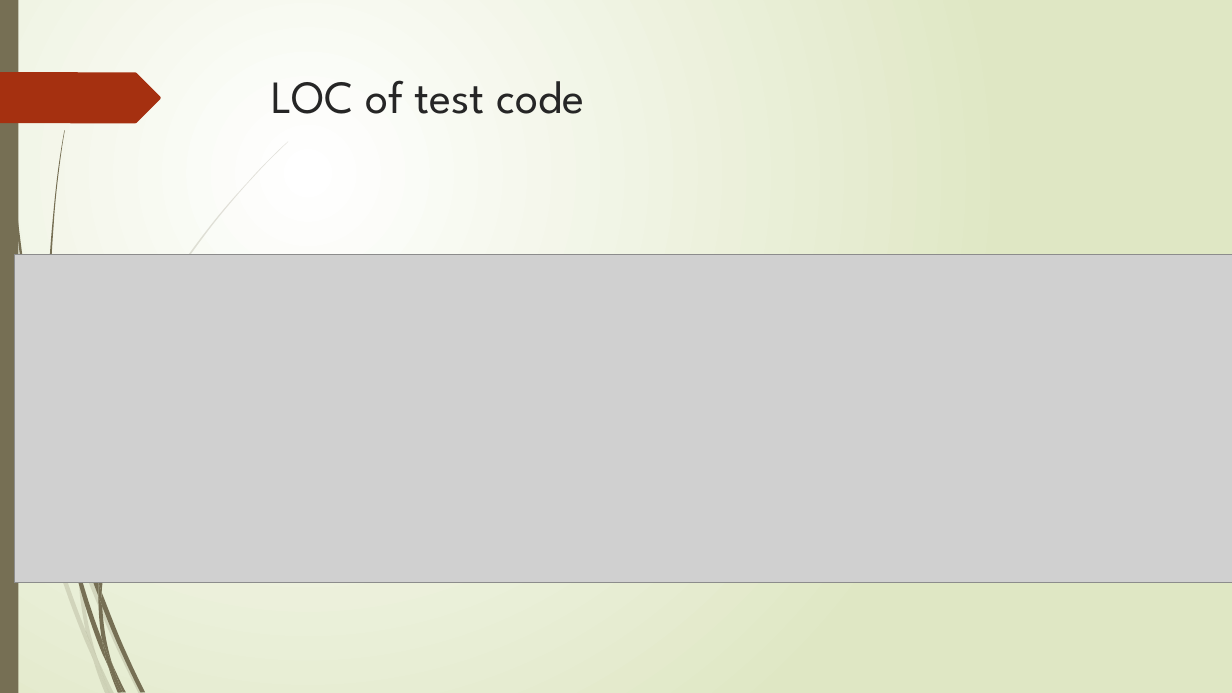
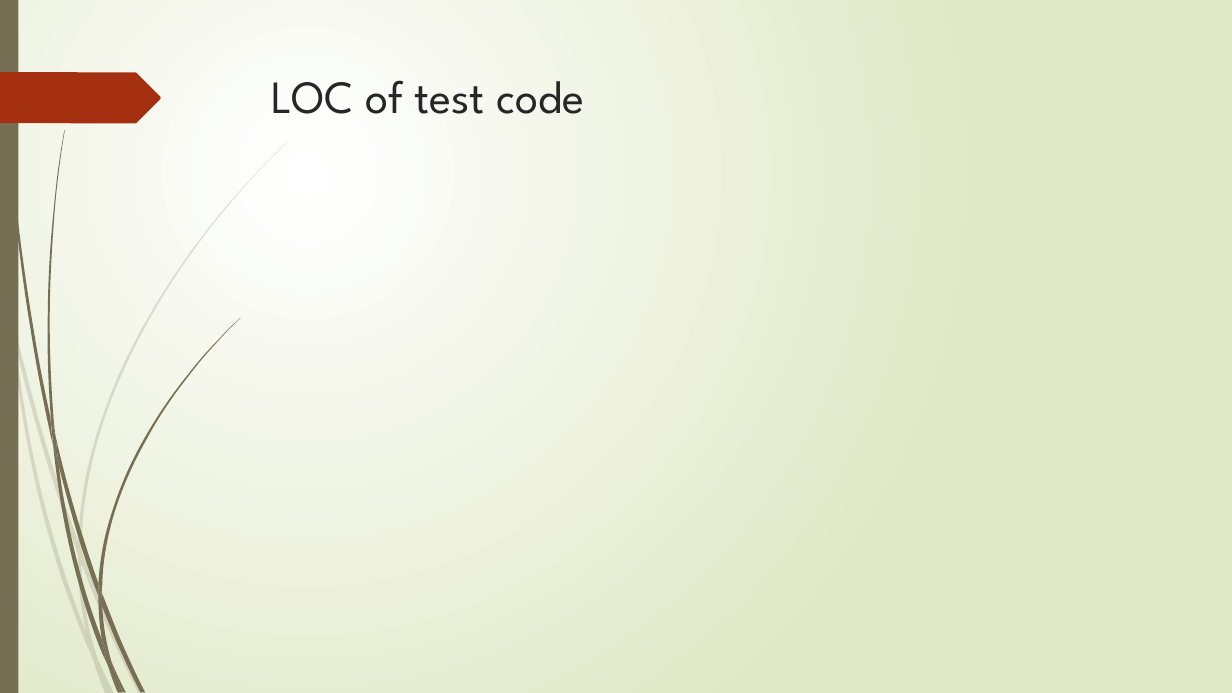
Before and after one commit to LuJoker/OOAD_RMS, a slide deck: slide 6 of document/OOAD_Final_demo.pptx. Drawn at 1232x693 pixels with LibreOffice and Linux fonts; fonts in the diff are those of the drawing; grey boxes stand for pictures. Boxes give left, top, right and bottom in pixels: in the first picture for what was removed or moved away, otherwise in the second. Text is boxed around its words. In the diff, an @@ line names an element or a change of style, - is before the commit and + after.

```diff
--- a/document/OOAD_Final_demo.pptx
+++ b/document/OOAD_Final_demo.pptx
@@ picture removed at <box>14,255,1232,583</box> @@
@@ freeform shape added at <box>51,415,59,467</box>, fill #766F54 @@
@@ freeform shape added at <box>78,542,81,564</box>, fill #766F54 at 20% opacity @@
```
Also in this commit, not shown: 2 other slides changed, 1 slide added, 3 slides removed, 9 other files.
